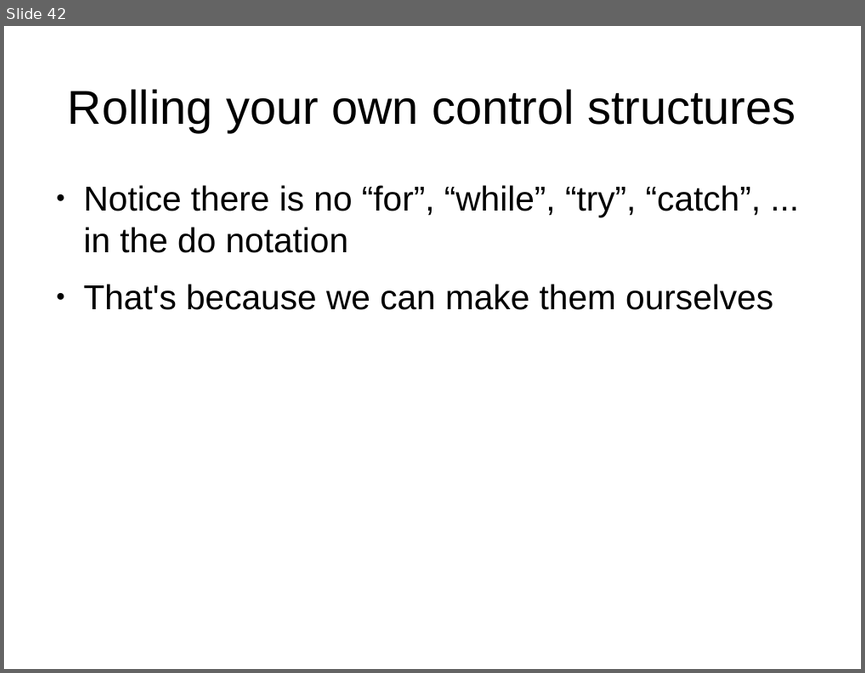
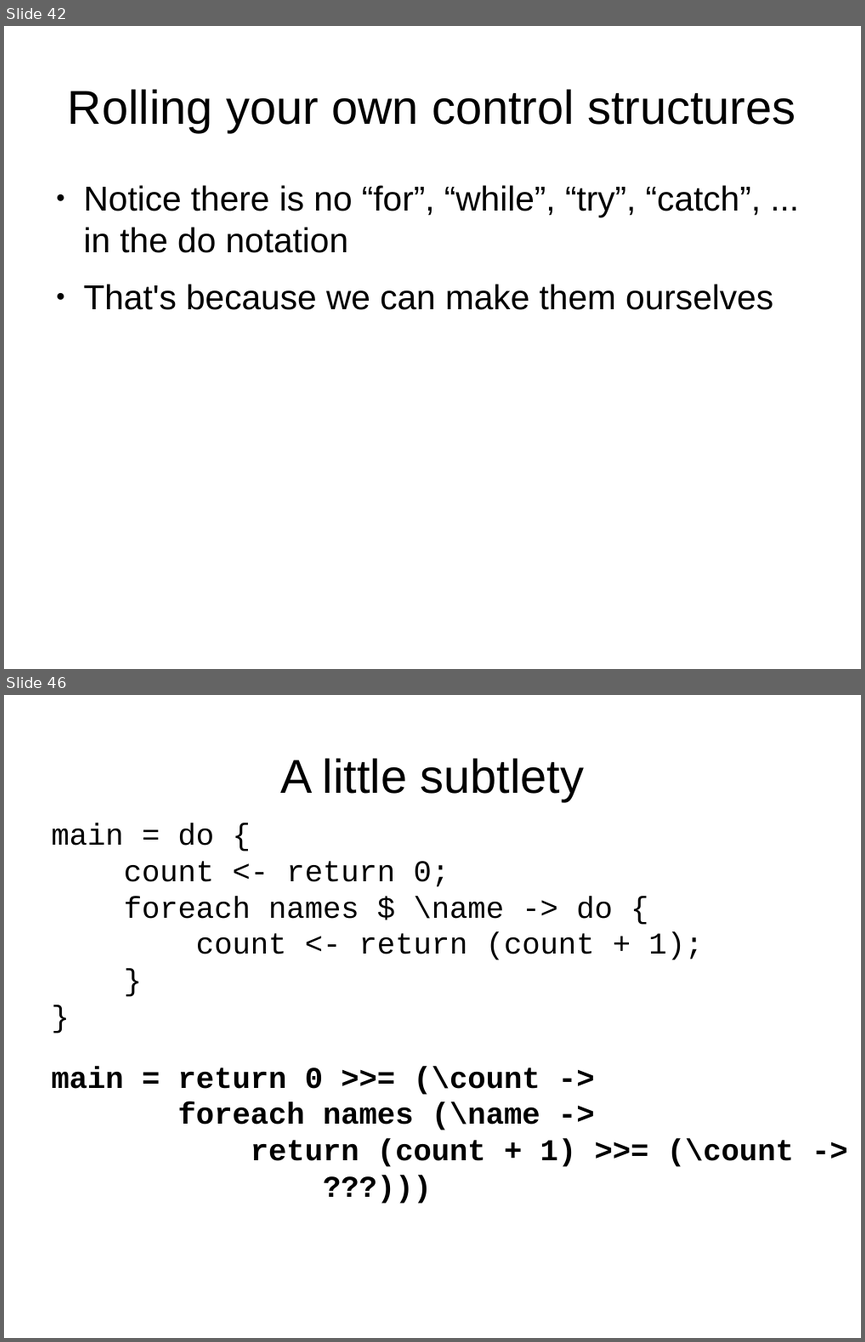
Before and after one commit to luqui/luqui-misc, a slide deck: work/present/monads/monads.odp. Shown one above the other, each under a label of ours: slide 42 before the commit, slides 42 and 46 after it; the slides between them are not shown. The pictures are 865x673 and 865x1342 pixels, drawn with LibreOffice and Linux fonts; fonts in the diff are those of the drawing. Boxes give left, top, right and bottom in pixels: in the first picture for what was removed or moved away, otherwise in the second. Text is boxed around its words. In the diff, an @@ line names an element or a change of style, - is before the commit and + after.

```diff
--- a/work/present/monads/monads.odp
+++ b/work/present/monads/monads.odp
@@ slide 46 added at box(4, 695, 861, 1338), background #FFFFFF @@
@@ title added at box(280, 758, 584, 801), 44 pt, text #000000 @@
+A little subtlety
@@ text added at box(52, 823, 703, 960), 28 pt, text #000000 @@
+main = do {
+count <- return 0;
+foreach names $ \name -> do {
+count <- return (count + 1);
+}
+}
@@ text added at box(52, 1066, 794, 1167), 28 pt, text #000000, bold @@
+main = return 0 >>= (\count ->
+foreach names (\name ->
+return (count + 1) >>= (\count ->
+???)))
```
Also in this commit, not shown: 1 slide changed, 4 other slides added.
